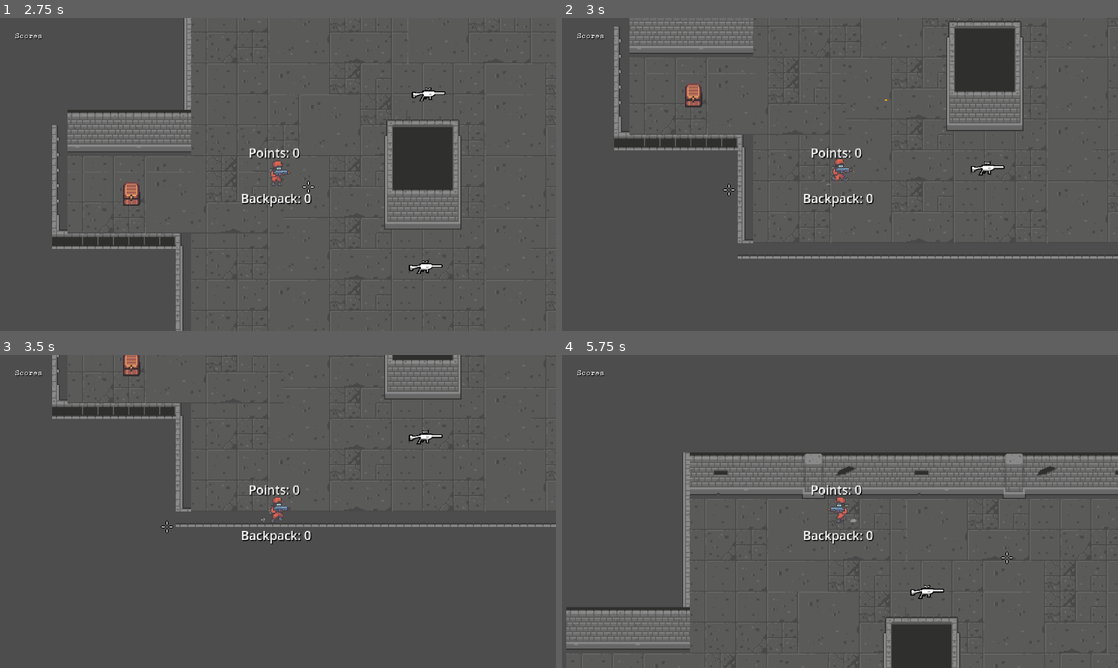
Above: before the commit, frames 1-4 (two rows, left to right).
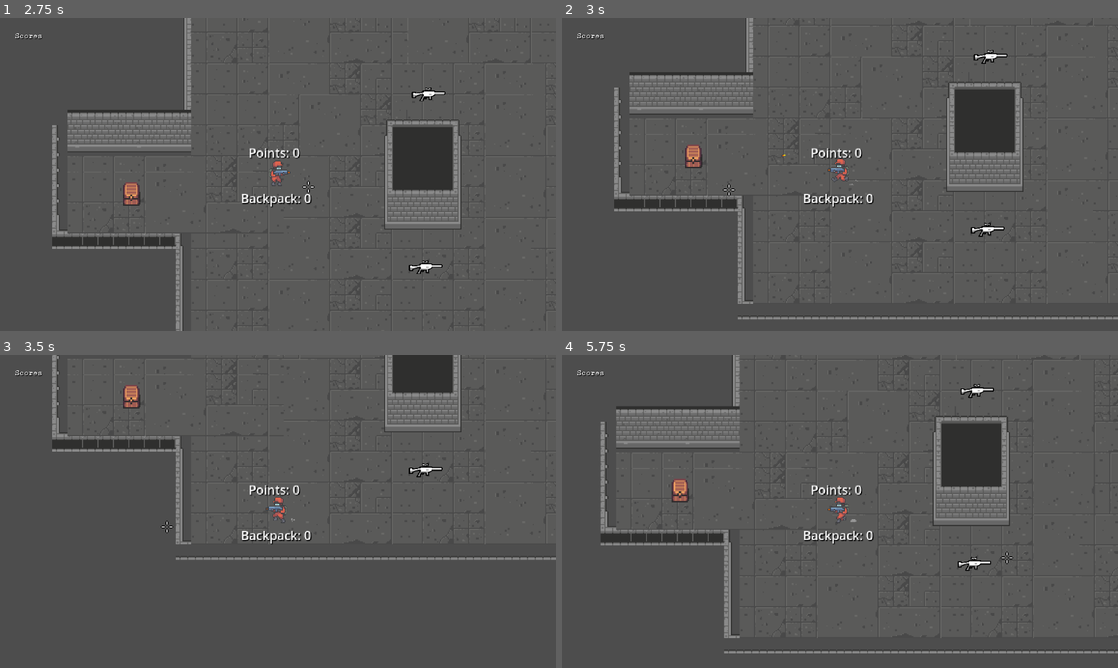
Above: after the commit, the same moments.

Repository: Milwer7/Tiamat-Studios-Game
Game: Godot game, scene res://scenes/start_menu.tscn
Two runs of this game, one before a commit and one after it. Both use one fixed random seed, a clock stepped at 60 frames per second and the inputs below.
Inputs (mouse positions are in pixels of both pictures, inside the frame that each line leads up to):
- Up to frame 1 (2.75 s): tap Enter at 0.5 s; move the mouse to (400, 158) at 0.52 s; hold D (move_right) 0.53-1.25 s; click (400, 158) at 0.6 s; click "Host" at 1.25 s; click "Ready" at 2 s
- Up to frame 2 (3 s): move the mouse to (728, 190) at 2.77 s; hold S (move_down) from 2.78 s (still down); click (728, 190) at 2.85 s
- Up to frame 3 (3.5 s): keep holding S (move_down)
- Up to frame 4 (5.75 s): move the mouse to (895, 442) at 3.52 s; release S (move_down) at 3.53 s; hold D (move_right) 3.53-4.28 s; tap E (pick) at 3.6 s; click (895, 442) at 3.8 s; move the mouse to (812, 574) at 4.27 s; hold W (move_up) 4.28-5.03 s; tap Enter at 4.35 s; click (812, 574) at 4.55 s; move the mouse to (1006, 558) at 5.02 s; hold A (move_left) from 5.03 s (still down); click (1006, 558) at 5.1 s

Frame 1 is identical in both runs. In frame 2, 14% of the frame differs, in the area x 9-100%, y 0-97%; in frame 3, 6.3%; in frame 4, 17%, in the area x 0-100%, y 0-100%.
Error in both runs: Cannot call method 'get_unique_id' on a null value. (res://scripts/lobby.gd:98)

Commit message:
Bullet v2.0

Diff:
--- a/scenes/bullet.gd
+++ b/scenes/bullet.gd
@@ -1,10 +1,10 @@
 extends Area2D
 
-var SPEED = 310
-
+var SPEED = 400
 
 
 func _ready():
+	#print("position incial = " , position)
 	if is_multiplayer_authority():
 		body_entered.connect(_on_body_entered)
 
--- a/scripts/player.gd
+++ b/scripts/player.gd
@@ -2,7 +2,7 @@
 extends CharacterBody2D
 
 
-const speed = 300
+const speed = 100
 @export var acceleration = 4000
 @export var backpack_max_size = 10
 @export var backpack_size = 0
@@ -17,6 +17,7 @@
 @onready var pivot = $Pivot
 @onready var bullet_spawn = $Pivot/BulletSpawn
 
+var can_fire = 1
 var health = 20
 var is_on_deposit_zone = false
 var move_input = Vector2(0,0)
@@ -70,6 +71,17 @@
 		if Input.is_action_just_pressed("fire"):
 			#rpc("_fire")
 			self._fire.rpc()
+# Obtener la posición global del cursor del mouse
+		var mousePosition: Vector2 = get_global_mouse_position()
+
+		# Calcular la dirección hacia el cursor del mouse
+		var direction: Vector2 = mousePosition - global_position
+
+		# Comprobar si la dirección está a la derecha o a la izquierda
+		if direction.x > 0:
+			pivot.scale.x = 1  # No se realiza rotación, el personaje mira hacia la derecha
+		else:
+			pivot.scale.x = -1  # Se rota 180 grados, el personaje mira hacia la izquierda
 	#Animation
 	move_and_slide()
 	if move_input.x != 0:
@@ -121,13 +133,26 @@
 
 @rpc("reliable","call_local")
 func _fire():
-	var bullet = Bullet.instantiate()
-	var id = multiplayer.get_remote_sender_id()
-	bullet.set_multiplayer_authority(id)
-	get_parent().add_child(bullet)
-	bullet.global_position = bullet_spawn.global_position
-	if pivot.scale.x == -1:
-		bullet.rotation = PI
+	if can_fire:
+		var bullet = Bullet.instantiate()
+		var id = multiplayer.get_remote_sender_id()
+		bullet.set_multiplayer_authority(id)
+		get_parent().add_child(bullet)
+		bullet.global_position = bullet_spawn.global_position
+		# Obtener la posición global del cursor del mouse
+		var mouse_position: Vector2 = get_global_mouse_position()
+		# Calcular el ángulo entre la posición del objeto y la posición del cursor del mouse
+		var object_position: Vector2 = bullet.global_position
+		var angle: float = atan2(mouse_position.y - object_position.y, mouse_position.x - object_position.x)
+		# Orientar el objeto hacia la posición del cursor del mouse
+		bullet.rotation = angle
+		can_fire = 0
+		var timer = Timer.new()
+		timer.connect("timeout",do_this)
+		timer.wait_time = 0.5
+		timer.one_shot = true
+		add_child(timer)
+		timer.start()
 
 @rpc("reliable","any_peer")
 func on_hit():
@@ -138,3 +163,6 @@
 @rpc("call_local", "reliable", "any_peer")
 func destroy():
 	queue_free()
+
+func do_this():
+	can_fire = 1
Not shown: 1 places in scenes/crosshair.tscn that only renumber resources
Not shown: 1 places in scenes/main.tscn that only renumber resources
